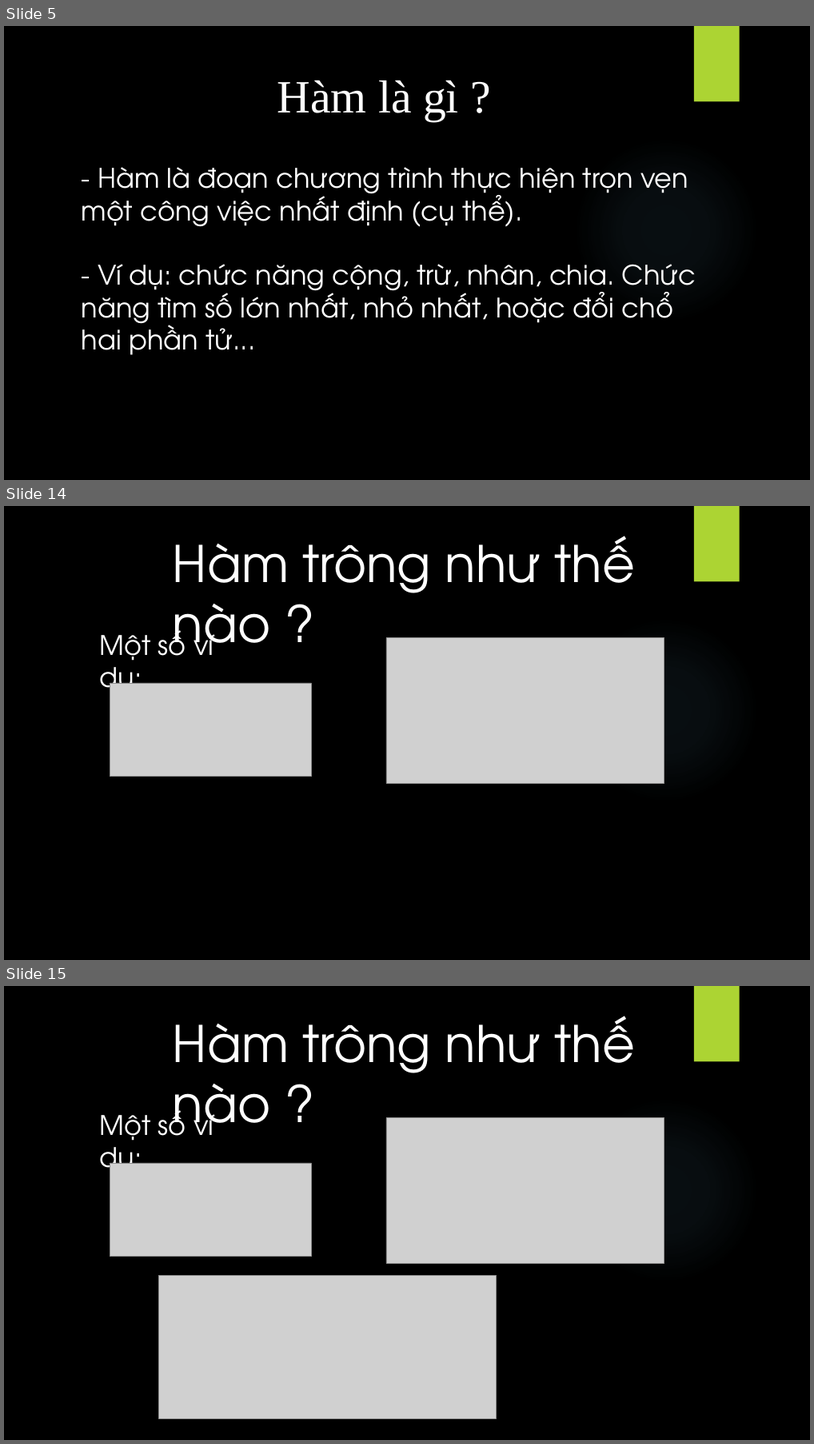
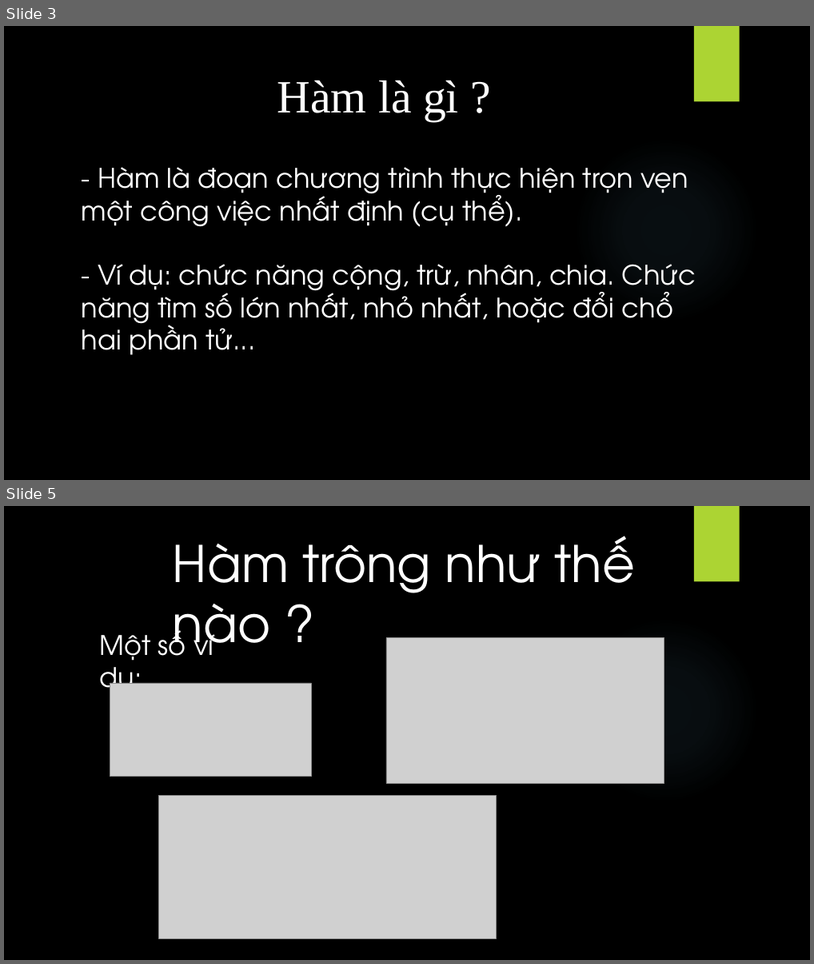
Before and after one commit to quocTuan02/demo, a slide deck: C/sile/Funstion.pptx. Shown one above the other, each under a label of ours: slides 5, 14 and 15 before the commit, slides 3 and 5 after it; the slides between them are not shown. The pictures are 814x1444 and 814x964 pixels, drawn with LibreOffice and Linux fonts; fonts in the diff are those of the drawing; grey boxes stand for pictures; background and template pictures are left out. Boxes give left, top, right and bottom in pixels: in the first picture for what was removed or moved away, otherwise in the second. Text is boxed around its words. In the diff, an @@ line names an element or a change of style, - is before the commit and + after.

```diff
--- a/C/sile/Funstion.pptx
+++ b/C/sile/Funstion.pptx
@@ slide 14 removed at <box>4,506,810,960</box>, background picture (left out); not listed: 2 template elements that a slide beside it also shows @@
@@ text removed at <box>173,536,636,656</box> @@
-Hàm trông như thế nào ?
@@ text removed at <box>100,626,214,700</box> @@
-Một số ví dụ:
@@ picture removed at <box>386,638,664,783</box> @@
@@ picture removed at <box>110,683,311,776</box> @@
@@ what was slide 5 is now slide 3 @@
@@ what was slide 15 is now slide 5 @@
```
Also in this commit, not shown: 5 slides changed, 1 slide added, 21 other slides removed.
